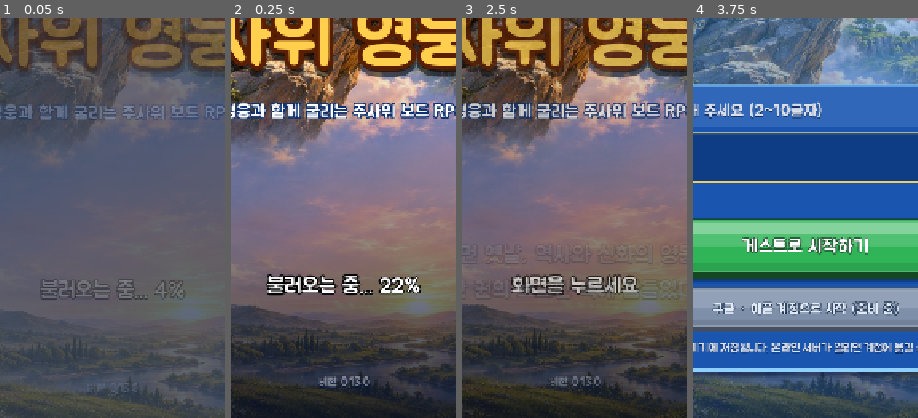
Above: before the commit, frames 1-4 (left to right).
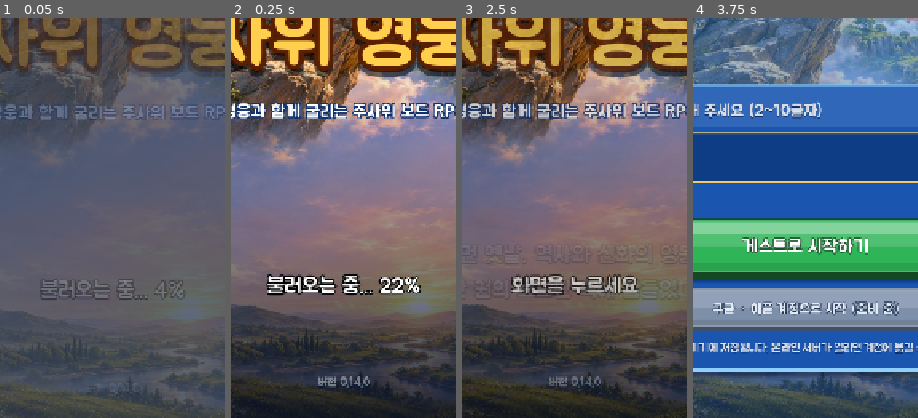
Above: after the commit, the same moments.

Repository: donto333/dice-heroes
Game: Godot game, scene res://scenes/main.tscn
Same seed, same stepped clock (60 frames per second), same inputs: the game is played once before the commit and once after it.
Inputs (mouse positions are % of the whole screen's width and height, from its top left):
- Up to frame 1 (0.05 s): no input
- Up to frame 2 (0.25 s): no input
- Up to frame 3 (2.5 s): move the mouse to (72, 45) at 0.52 s; click (72, 45) at 0.67 s; drag from (30, 55) to (45, 70) at 1.27 s; click "건너뛰기 >" at 2 s
- Up to frame 4 (3.75 s): move the mouse to (60, 28) at 2.77 s; click (60, 28) at 2.92 s; click (50, 67) at 3.52 s; type "12" at 3.6 s
The pictures show only the part of the screen within x 25-75%, y 50-100%; the shares and areas given below are measured in that part.

The runs differ from the first frame. In frame 1, less than 0.1% of the frame differs, in the area x 55-56%, y 93-94%; in frame 2, 0.2%, in the area x 38-62%, y 89-93%; in frame 3, 0.1%; in frame 4, nothing differs.

Commit message:
적 입체 모형 69종 추가, 버전 0.14.0
Co-Authored-By: Claude Fable 5.2 <noreply@anthropic.com>
Claude-Session: https://claude.ai/code/session_01JPWR7ZDp4wKUTn2x5fWbxp

Diff:
--- a/scripts/main.gd
+++ b/scripts/main.gd
@@ -31,7 +31,7 @@
 	"adventure": preload("res://scripts/screens/adventure_screen.gd"),
 	"pass": preload("res://scripts/screens/pass_screen.gd"),
 }
-const VERSION := "0.13.0"
+const VERSION := "0.14.0"
 
 var data: Dictionary = {}
 var eco: Dictionary = {}
--- a/scripts/screens/lobby_screen.gd
+++ b/scripts/screens/lobby_screen.gd
@@ -526,6 +526,7 @@
 
 ## 새 버전을 처음 켰으면 새 소식을 보여 주고, 그다음 출석 창으로 넘어간다.
 const NEWS := [
+	"살아난 맵: 적 69종이 꼬마 입체 모형으로 칸 위에 서 있고, 맵마다 탑·야자수·이글루·화산 같은 꾸밈 모형이 놓였어요. 전투 창에서는 모형끼리 부딪치며 불꽃이 튀어요.",
 	"입체 판과 연출: 판이 비스듬히 누운 입체 블록으로 바뀌고, 영웅 44명이 꼬마 입체 모형으로 판 위를 걸어요. 져서 돌아갈 때는 휙 날아가고, 칸마다 소용돌이·반짝임·창살 같은 효과가 살아 움직여요. 주사위는 빛살과 함께 멈추고, 스킬 버튼은 쓸 수 있을 때 금빛으로 빛나요.",
 	"화면 새 단장: 둥글고 굵은 글꼴, 반짝이는 입체 버튼, 그림 아이콘, 금테 영웅 카드 로비, 영웅 이름이 크게 나오는 VS 연출, 그림으로 바뀐 보드 판과 칸 아이콘, 선명해진 영웅 그림.",
 	"그림 대개편: 타이틀·로비·화면 바탕, 모험 표지, 아이템 카드 20장, 적 69종 초상화, 티어 문장과 유물 그림이 생겼어요. 처음 실행하면 오프닝 영상이 나오고, 설정에서 다시 볼 수 있어요.",
Binary file added: assets/enemy_standees/ancient_golem.png
Binary file added: assets/enemy_standees/archer_soldier.png
Binary file added: assets/enemy_standees/arrow_trap.png
Binary file added: assets/enemy_standees/ash_knight.png
Binary file added: assets/enemy_standees/avalanche_spirit.png
Binary file added: assets/enemy_standees/bandit.png
Binary file added: assets/enemy_standees/bandit_boss.png
Binary file added: assets/enemy_standees/blizzard_wolf.png
Binary file added: assets/enemy_standees/boar.png
Binary file added: assets/enemy_standees/bridge_keeper.png
Binary file added: assets/enemy_standees/cloud_spirit.png
Binary file added: assets/enemy_standees/desert_scorpion.png
(and 58 more such lines)
